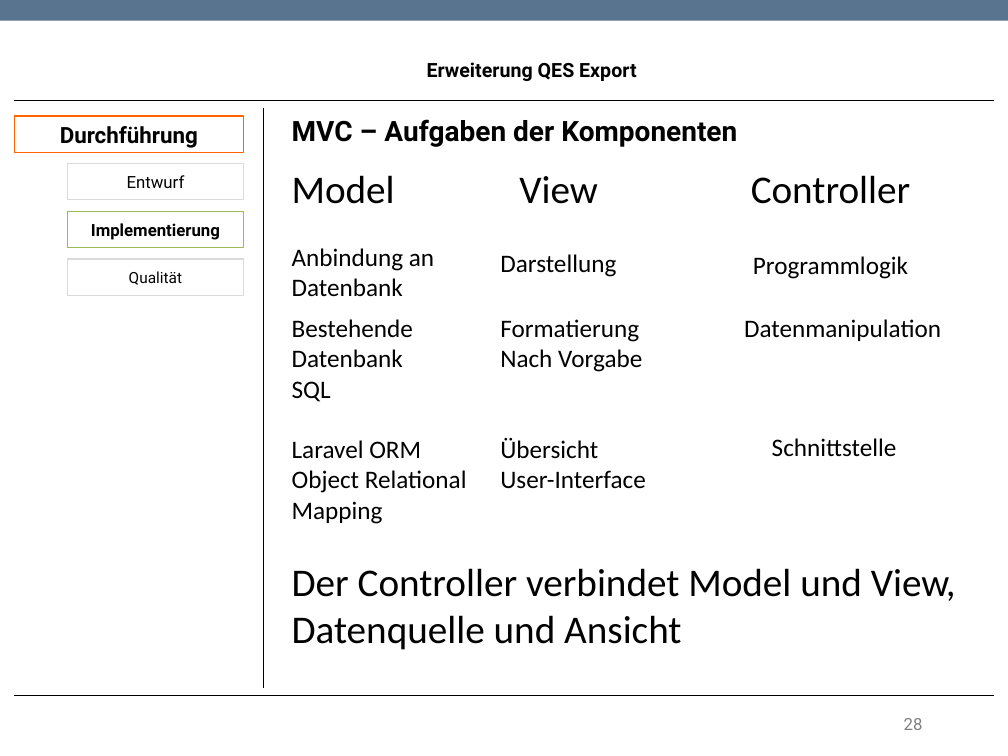
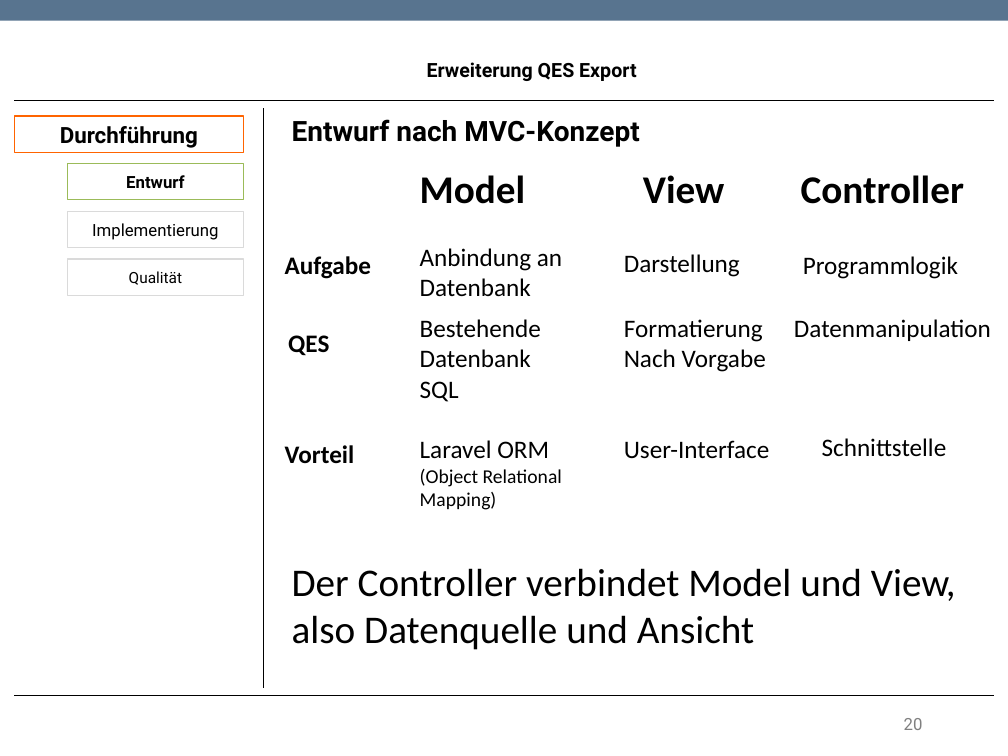
Before and after one commit to TwoHorus/dbExelExportLaravel, a slide deck: slide 20 of DOC/Fachgespraech.pptx (slide 28 before the commit). Drawn at 1008x756 pixels with LibreOffice and Linux fonts; fonts in the diff are those of the drawing; background and template pictures are left out. Boxes give left, top, right and bottom in pixels: in the first picture for what was removed or moved away, otherwise in the second. Text is boxed around its words. In the diff, an @@ line names an element or a change of style, - is before the commit and + after.

```diff
--- a/DOC/Fachgespraech.pptx
+++ b/DOC/Fachgespraech.pptx
@@ text at (292, 119, 639, 147): text changed @@
-MVC – Aufgaben der Komponenten
+Entwurf nach MVC-Konzept
@@ rectangle "Entwurf" at (68, 163, 244, 200): bold on; outline #DADADA 0.85 pt to #9BBB59 0.85 pt @@
@@ bold on in 3 elements at (801, 175, 964, 204), (643, 175, 724, 204), (420, 175, 526, 204) @@
@@ text "Model": place and size @@
-text "Model" at (292, 175, 395, 204)
+text "Model" at (420, 175, 526, 204)
@@ text "View": place and size @@
-text "View" at (519, 176, 597, 204)
+text "View" at (643, 175, 724, 204)
@@ text "Controller": place and size @@
-text "Controller" at (751, 175, 910, 204)
+text "Controller" at (801, 175, 964, 204)
@@ rectangle "Implementierung" at (68, 212, 244, 248): bold off; outline #9BBB59 0.85 pt to #DADADA 0.85 pt @@
@@ text "Anbindung an": place and size @@
-text "Anbindung an" at (292, 248, 434, 297)
+text "Anbindung an" at (420, 248, 562, 297)
@@ text added at (285, 256, 371, 279), 18 pt, text #000000, bold @@
+Aufgabe
@@ text "Darstellung": place and size @@
-text "Darstellung" at (500, 254, 616, 277)
+text "Darstellung" at (624, 254, 740, 277)
@@ 3 texts: place and size @@
-3 texts at (744, 256, 941, 457)
+3 texts at (794, 256, 991, 457)
@@ text "Bestehende": place and size @@
-text "Bestehende" at (292, 319, 467, 524)
+text "Bestehende" at (420, 319, 562, 510)
@@ text "Formatierung": place and size @@
-text "Formatierung" at (500, 319, 646, 489)
+text "Formatierung" at (624, 319, 770, 459)
@@ text added at (288, 335, 329, 356), 18 pt, text #000000, bold @@
+QES
@@ text added at (285, 445, 355, 463), 18 pt, text #000000, bold @@
+Vorteil
@@ text at (500, 438, 598, 459): paragraph removed @@
-Übersicht
@@ text at (420, 469, 562, 510): text changed; size 18 to 14 pt @@
-Object Relational
-Mapping
+(Object Relational
+Mapping)
@@ text at (292, 615, 754, 650): text changed @@
-Datenquelle und Ansicht
+also Datenquelle und Ansicht
@@ page number at (904, 718, 923, 730): text changed @@
-28
+20
```
Also in this commit, not shown: 5 other slides changed, 2 slides removed, 1 other file.
